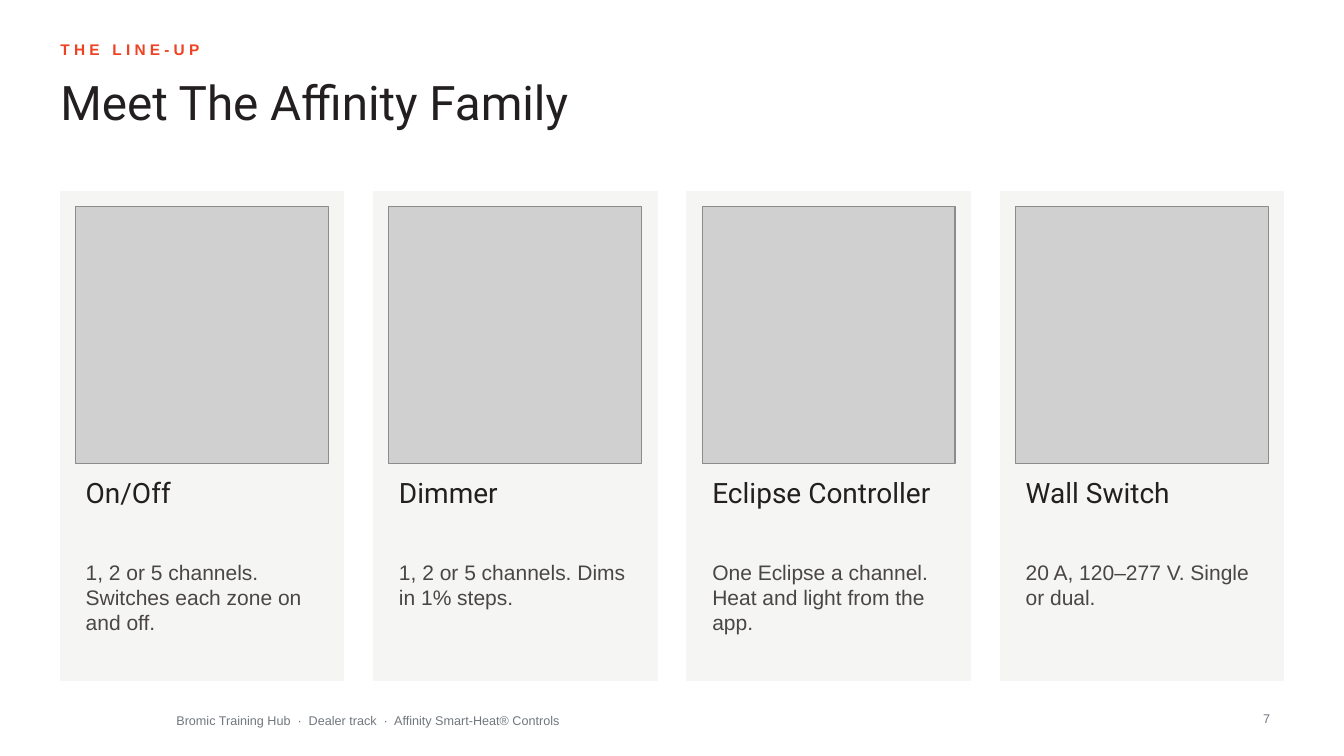
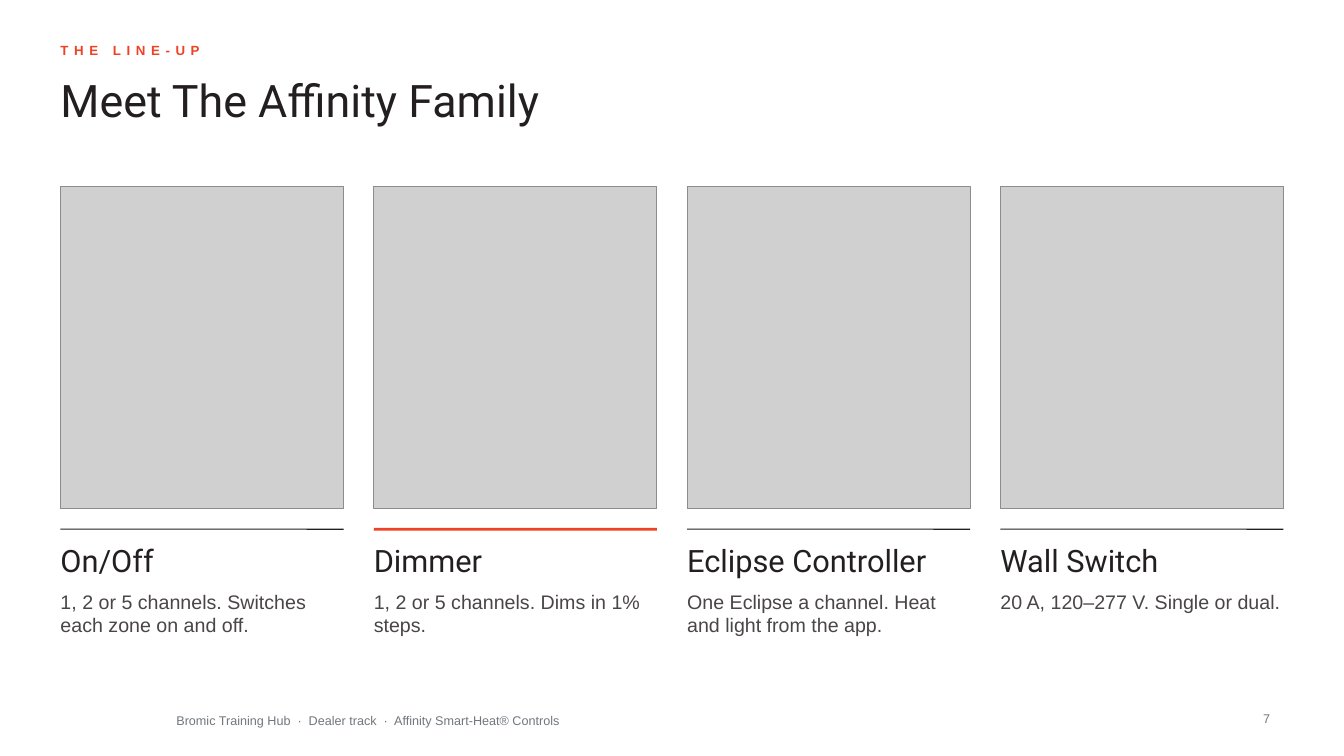
Before and after one commit to aayuvis/Bromic_Marketing, a slide deck: slide 7 of decks/training/out/Bromic-Dealer-Affinity-Smart-Heat-Controls.pptx. Drawn at 1344x756 pixels with LibreOffice and Linux fonts; fonts in the diff are those of the drawing; grey boxes stand for pictures; background and template pictures are left out. Boxes give left, top, right and bottom in pixels: in the first picture for what was removed or moved away, otherwise in the second. Text is boxed around its words. In the diff, an @@ line names an element or a change of style, - is before the commit and + after.

```diff
--- a/decks/training/out/Bromic-Dealer-Affinity-Smart-Heat-Controls.pptx
+++ b/decks/training/out/Bromic-Dealer-Affinity-Smart-Heat-Controls.pptx
@@ text "THE LINE-UP" at bbox=[60, 42, 1069, 71]: size 11 to 9.5 pt, letter spacing 3 to 4 pt @@
@@ title "Meet The Affinity Family" at bbox=[60, 83, 539, 127]: size 34 to 32 pt @@
@@ picture: place and size @@
-picture at bbox=[76, 207, 329, 464]
+picture at bbox=[60, 187, 344, 509]
@@ rectangle removed at bbox=[60, 192, 344, 681] @@
@@ picture: place and size @@
-picture at bbox=[389, 207, 642, 464]
+picture at bbox=[374, 187, 657, 509]
@@ rectangle removed at bbox=[374, 192, 657, 681] @@
@@ picture: place and size @@
-picture at bbox=[703, 207, 956, 464]
+picture at bbox=[688, 187, 971, 509]
@@ rectangle removed at bbox=[688, 192, 971, 681] @@
@@ picture: place and size @@
-picture at bbox=[1015, 207, 1268, 464]
+picture at bbox=[1000, 187, 1284, 509]
@@ rectangle removed at bbox=[1000, 192, 1284, 681] @@
@@ line added from (60, 529) to (344, 529), #231F20 0.75 pt @@
@@ line added from (374, 529) to (657, 529), #EF4123 2 pt @@
@@ line added from (688, 529) to (970, 529), #231F20 0.75 pt @@
@@ line added from (1000, 529) to (1284, 529), #231F20 0.75 pt @@
@@ text "On/Off": place and size @@
-text "On/Off" at bbox=[86, 481, 171, 505]
+text "On/Off" at bbox=[60, 548, 153, 574]
@@ text "Dimmer": place and size @@
-text "Dimmer" at bbox=[399, 483, 498, 504]
+text "Dimmer" at bbox=[374, 550, 482, 573]
@@ text "Eclipse Controller": place and size @@
-text "Eclipse Controller" at bbox=[712, 482, 930, 509]
+text "Eclipse Controller" at bbox=[687, 549, 926, 579]
@@ size 20 to 22 pt in 4 elements at bbox=[60, 548, 153, 574], bbox=[374, 550, 482, 573], bbox=[687, 549, 926, 579], bbox=[1000, 549, 1158, 573] @@
@@ text "Wall Switch": place and size @@
-text "Wall Switch" at bbox=[1026, 482, 1170, 504]
+text "Wall Switch" at bbox=[1000, 549, 1158, 573]
@@ text "1, 2 or 5 channels. ...": place and size @@
-text "1, 2 or 5 channels. ..." at bbox=[86, 565, 301, 630]
+text "1, 2 or 5 channels. ..." at bbox=[60, 594, 305, 632]
@@ text "1, 2 or 5 channels. ...": place and size @@
-text "1, 2 or 5 channels. ..." at bbox=[399, 565, 625, 610]
+text "1, 2 or 5 channels. ..." at bbox=[374, 594, 640, 636]
@@ text "One Eclipse a channel. Heat ...": place and size @@
-text "One Eclipse a channel. Heat ..." at bbox=[712, 565, 928, 635]
+text "One Eclipse a channel. Heat ..." at bbox=[687, 594, 935, 636]
@@ size 15 to 14 pt in 4 elements at bbox=[60, 594, 305, 632], bbox=[374, 594, 640, 636], bbox=[687, 594, 935, 636], bbox=[1000, 594, 1281, 613] @@
@@ text "20 A, 120–277 V. Single ...": place and size @@
-text "20 A, 120–277 V. Single ..." at bbox=[1026, 565, 1248, 605]
+text "20 A, 120–277 V. Single ..." at bbox=[1000, 594, 1281, 613]
```
Also in this commit, not shown: 20 other slides changed, 58 other files.
